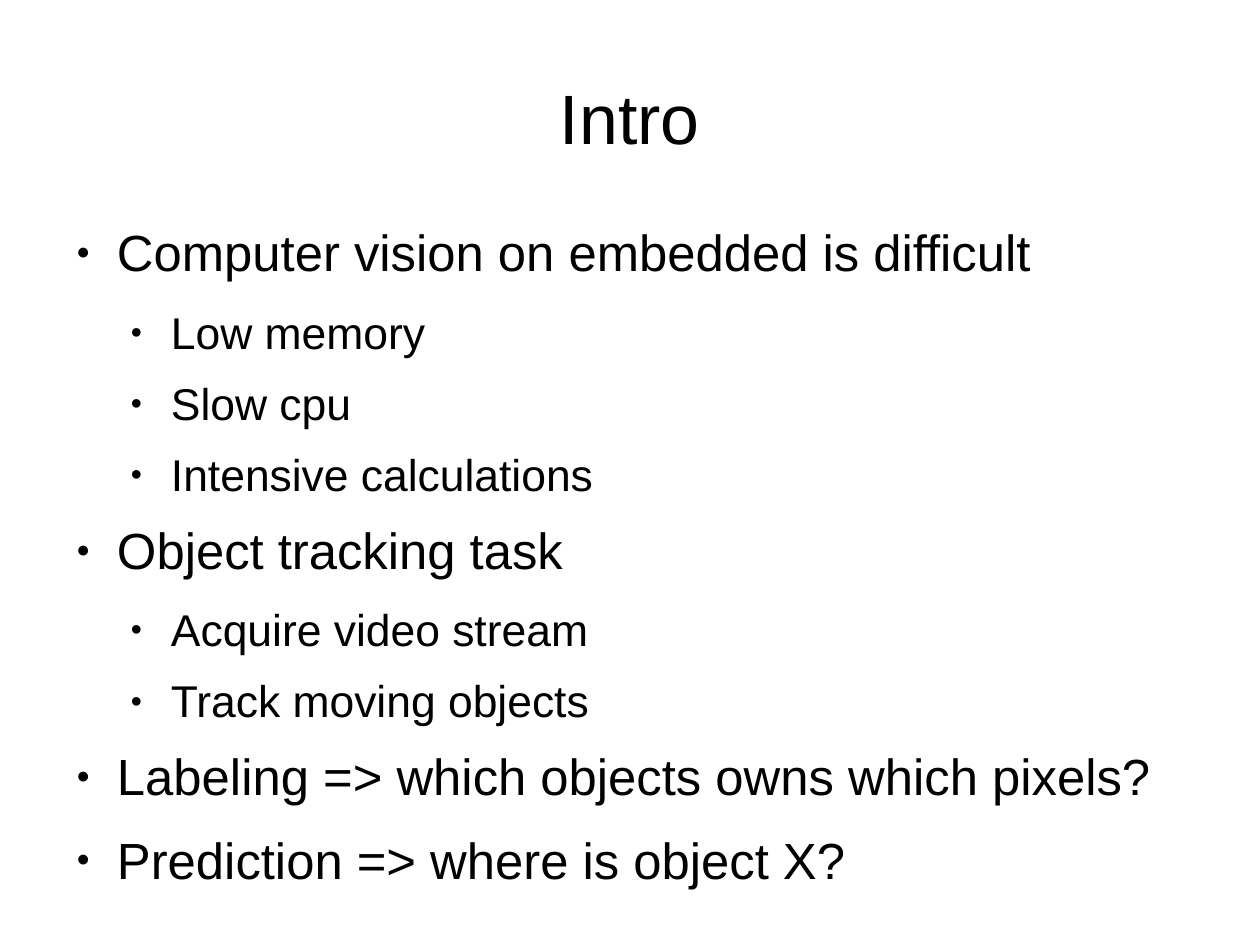
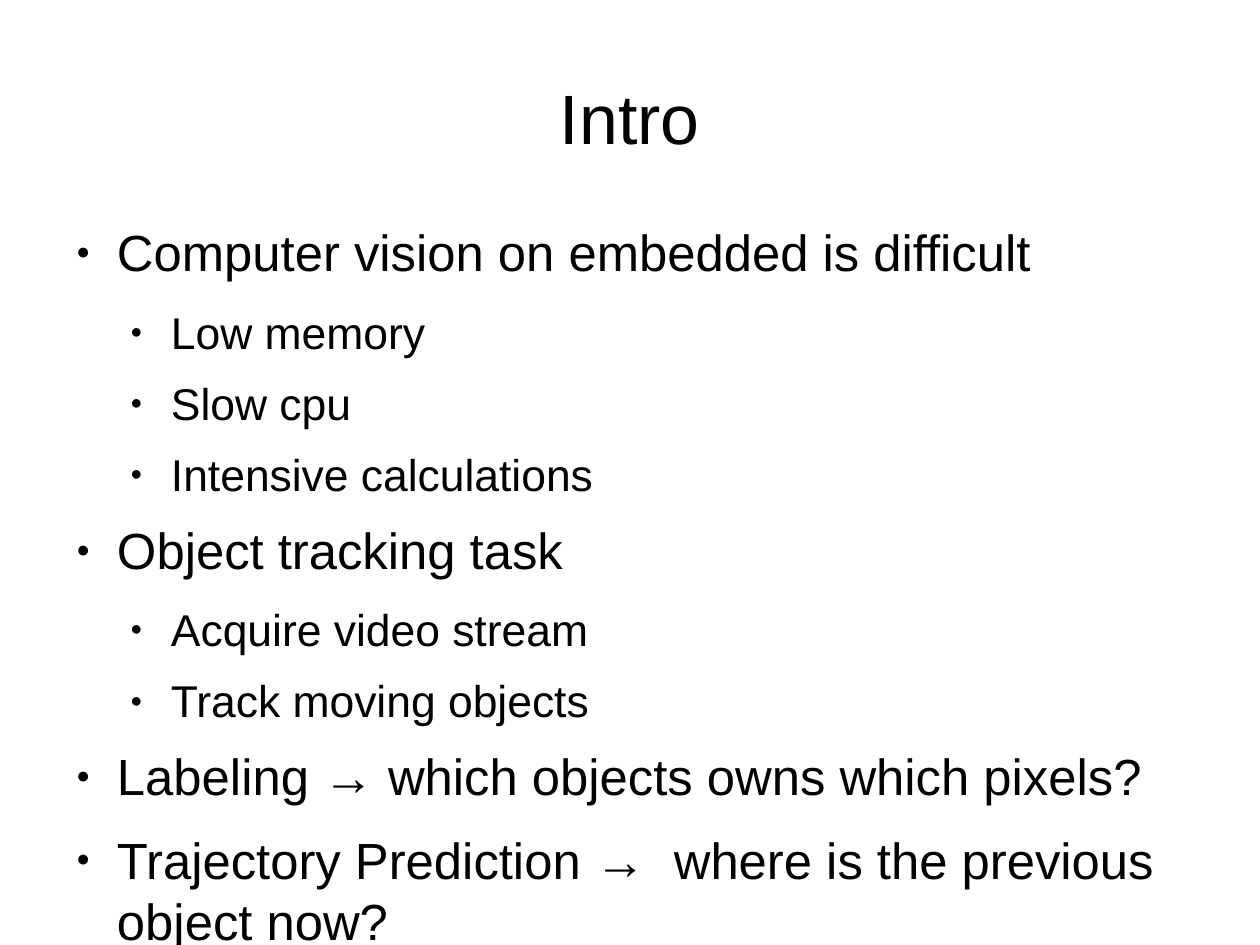
Before and after one commit to 0Chuzz/SNproject, a slide deck: slide 2 of slides.odp. Drawn at 1260x945 pixels with LibreOffice and Linux fonts; fonts in the diff are those of the drawing. Boxes give left, top, right and bottom in pixels: in the first picture for what was removed or moved away, otherwise in the second. Text is boxed around its words. In the diff, an @@ line names an element or a change of style, - is before the commit and + after.

```diff
--- a/slides.odp
+++ b/slides.odp
@@ text at [117, 758, 1154, 945]: text changed @@
-● Labeling => which objects owns which pixels?
-● Prediction => where is object X?
+● Labeling → which objects owns which pixels?
+● Trajectory Prediction → where is the previous object now?
```
Also in this commit, not shown: 7 other slides changed, 35 slides added, 17 slides removed, 3 other files.
